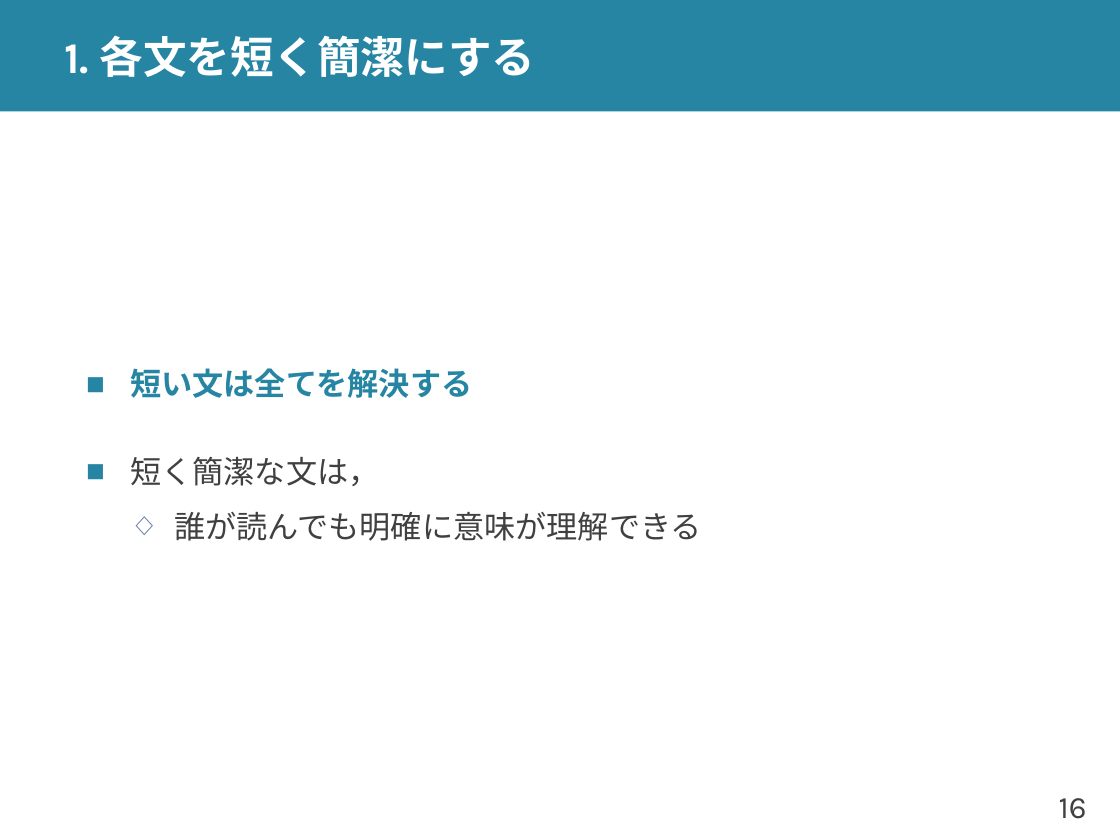
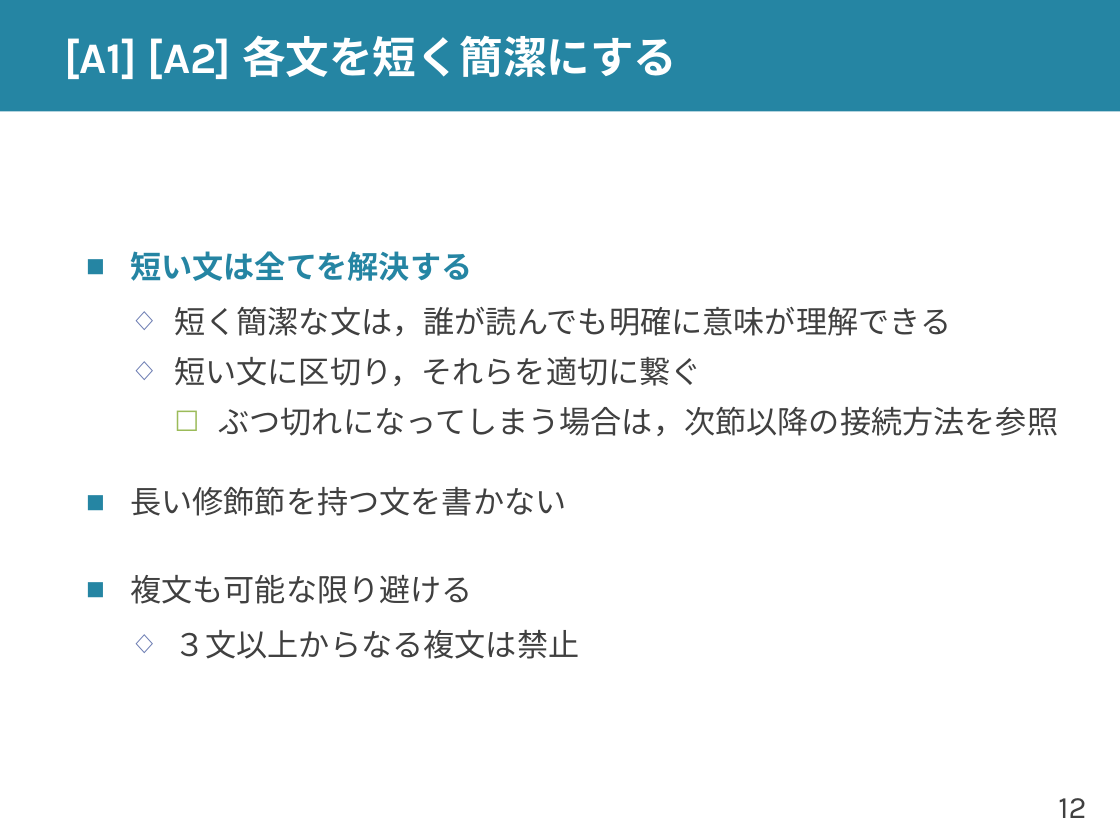
Before and after one commit to shioya-lab/how-to, a slide deck: slide 12 of writing.pptx (slide 16 before the commit). Drawn at 1120x840 pixels with LibreOffice and Linux fonts; fonts in the diff are those of the drawing. Boxes give left, top, right and bottom in pixels: in the first picture for what was removed or moved away, otherwise in the second. Text is boxed around its words. In the diff, an @@ line names an element or a change of style, - is before the commit and + after.

```diff
--- a/writing.pptx
+++ b/writing.pptx
@@ title at (64,35,677,79): text changed @@
-1. 各文を短く簡潔にする
+[A1] [A2] 各文を短く簡潔にする
@@ text at (130,307,1058,659): text changed @@
-■ 短く簡潔な文は，
-  ◇ 誰が読んでも明確に意味が理解できる
+  ◇ 短く簡潔な文は，誰が読んでも明確に意味が理解できる
+  ◇ 短い文に区切り，それらを適切に繋ぐ
+    ☐ ぶつ切れになってしまう場合は，次節以降の接続方法を参照
+■ 長い修飾節を持つ文を書かない
+■ 複文も可能な限り避ける
+  ◇ ３文以上からなる複文は禁止
@@ page number at (1058,798,1086,818): text changed @@
-16
+12
```
Also in this commit, not shown: 19 other slides changed, 9 slides added, 1 slide removed, 2 other files.
